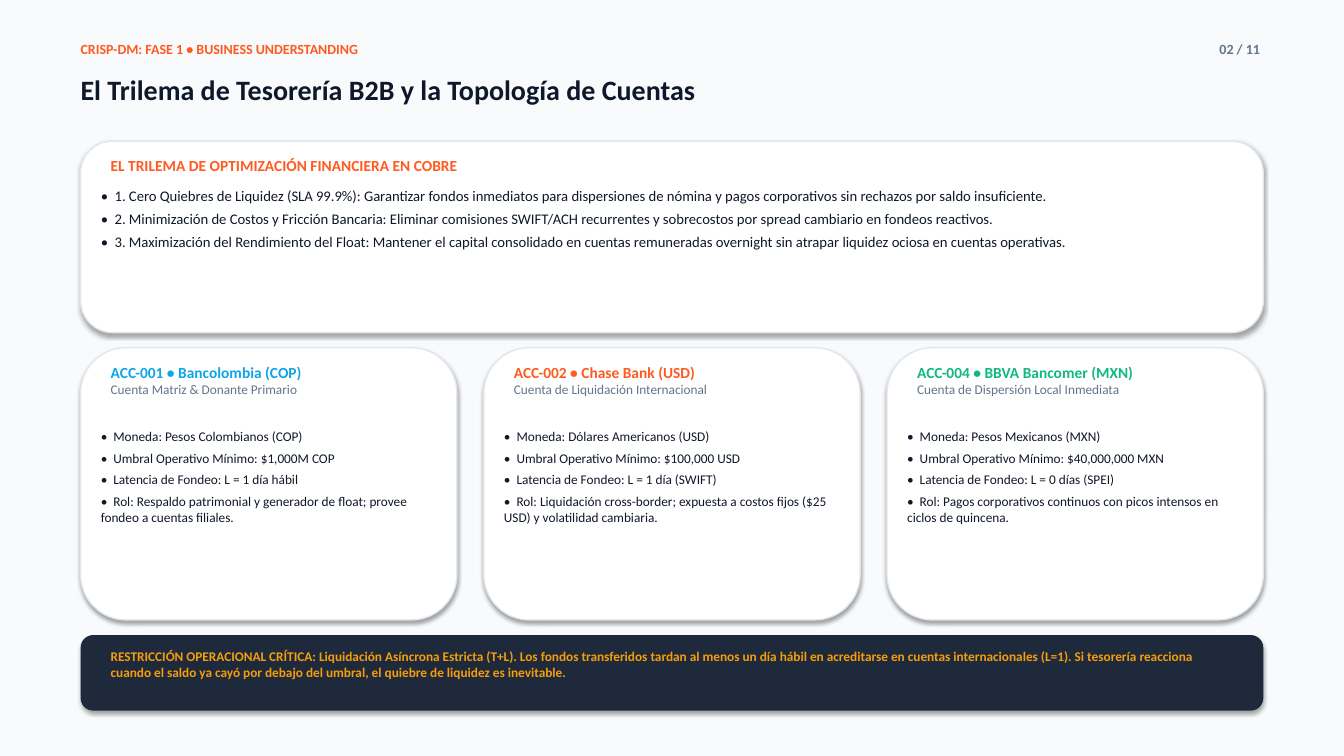
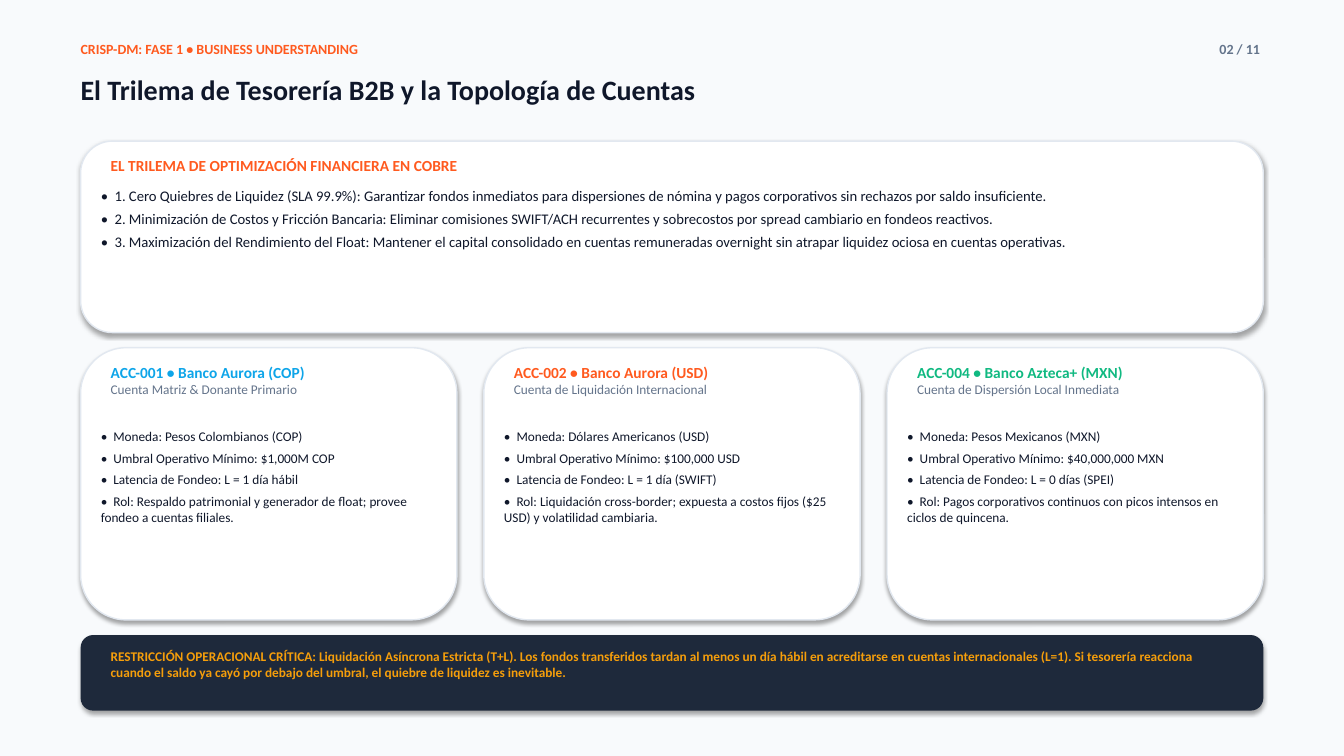
Before and after one commit to NicolasMndz/prueba-tecnica-cobre, a slide deck: slide 2 of presentacion_ejecutiva_tesoreria.pptx. Drawn at 1344x756 pixels with LibreOffice and Linux fonts; fonts in the diff are those of the drawing. Boxes give left, top, right and bottom in pixels: in the first picture for what was removed or moved away, otherwise in the second. Text is boxed around its words. In the diff, an @@ line names an element or a change of style, - is before the commit and + after.

Commit message:
fix: align bank entity names with official accounts.csv catalog across memo, deck, and assets

```diff
--- a/presentacion_ejecutiva_tesoreria.pptx
+++ b/presentacion_ejecutiva_tesoreria.pptx
@@ text at bbox=[111, 366, 304, 380]: text changed @@
-ACC-001 • Bancolombia (COP)
+ACC-001 • Banco Aurora (COP)
@@ text at bbox=[514, 366, 709, 380]: text changed @@
-ACC-002 • Chase Bank (USD)
+ACC-002 • Banco Aurora (USD)
@@ text at bbox=[917, 366, 1123, 380]: text changed @@
-ACC-004 • BBVA Bancomer (MXN)
+ACC-004 • Banco Azteca+ (MXN)
```
Also in this commit, not shown: 6 other slides changed, 3 other files.
